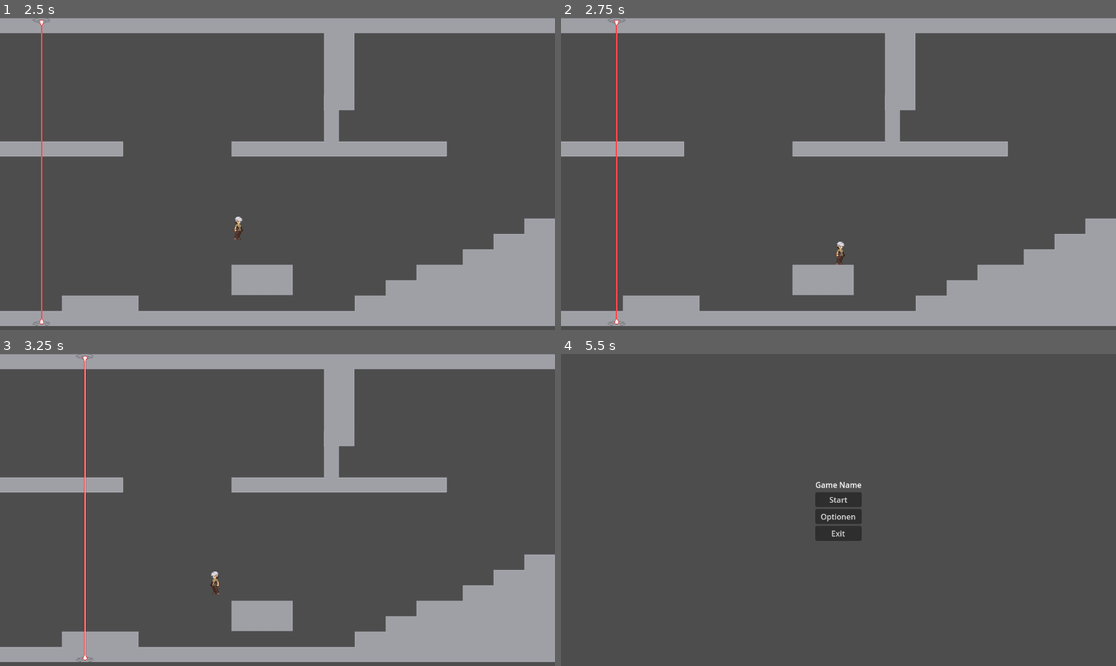
Above: before the commit, frames 1-4 (two rows, left to right).
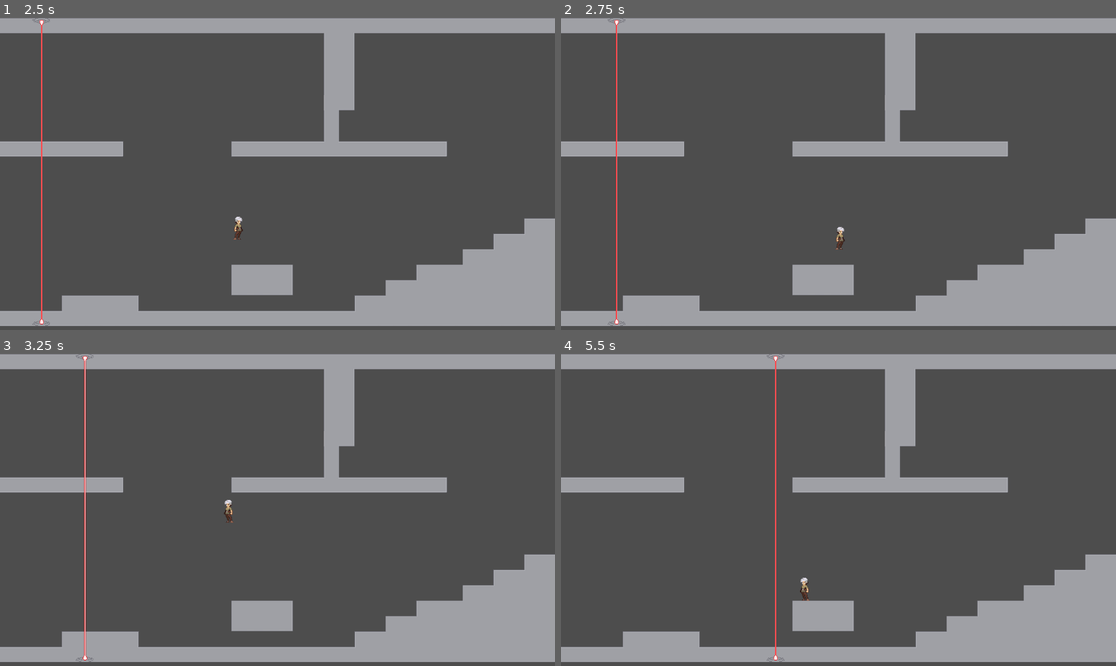
Above: after the commit, the same moments.

Repository: CelerityTAS/RostEntfernerTMLLC
Game: Godot game, scene res://scenes/menus/mainmenu.tscn
Same seed, same stepped clock (60 frames per second), same inputs: the game is played once before the commit and once after it.
Inputs:
- Up to frame 1 (2.5 s): click "Start" at 0.5 s; tap Enter (ui_accept) at 1.25 s; hold W (jump) 1.28-2.03 s; hold D (right) from 1.28 s (still down); tap W (jump) at 2.1, 2.27 s
- Up to frame 2 (2.75 s): keep holding D (right); tap W (jump) at 2.57 s
- Up to frame 3 (3.25 s): release D (right) at 2.78 s; hold Left (left) from 2.78 s (still down); hold W (jump) from 2.78 s (still down)
- Up to frame 4 (5.5 s): release Left (left) at 3.53 s; release W (jump) at 3.53 s; hold D (right) 3.53-5.03 s; tap W (jump) at 3.6, 3.77, 4.07, 5.1, 5.27 s; hold W (jump) 4.28-5.03 s; hold Left (left) from 5.03 s (still down)

Frame 1 is identical in both runs. In frame 2, 0.1% of the frame differs, in the area x 49-52%, y 66-80%; in frame 3, 0.2%; in frame 4, 24%, in the area x 0-100%, y 0-99%.

Commit message:
fix coyote time again

Diff:
--- a/Rostentferner/scenes/Player/StateHandler.gd
+++ b/Rostentferner/scenes/Player/StateHandler.gd
@@ -3,7 +3,6 @@
 @onready var current_state = $normal
 @onready var next_state = $normal
 @onready var player = get_parent()
-
 
 
 func _process(delta):
--- a/Rostentferner/scenes/Player/player.gd
+++ b/Rostentferner/scenes/Player/player.gd
@@ -22,7 +22,7 @@
 		$JumpBufferTimer.stop()
 
 	if (!$StateHandler.current_state==$wall):
-		if !$JumpBufferTimer.is_stopped() and jump_available and !$CoyoteTimer.is_stopped():
+		if !$JumpBufferTimer.is_stopped() and jump_available and ($CoyoteTimer.time_left>0 or is_on_floor()):
 			movement.y = JUMP_VELOCITY
 			jump_available = false
 		if !Input.is_action_pressed("jump") and movement.y < 0:
